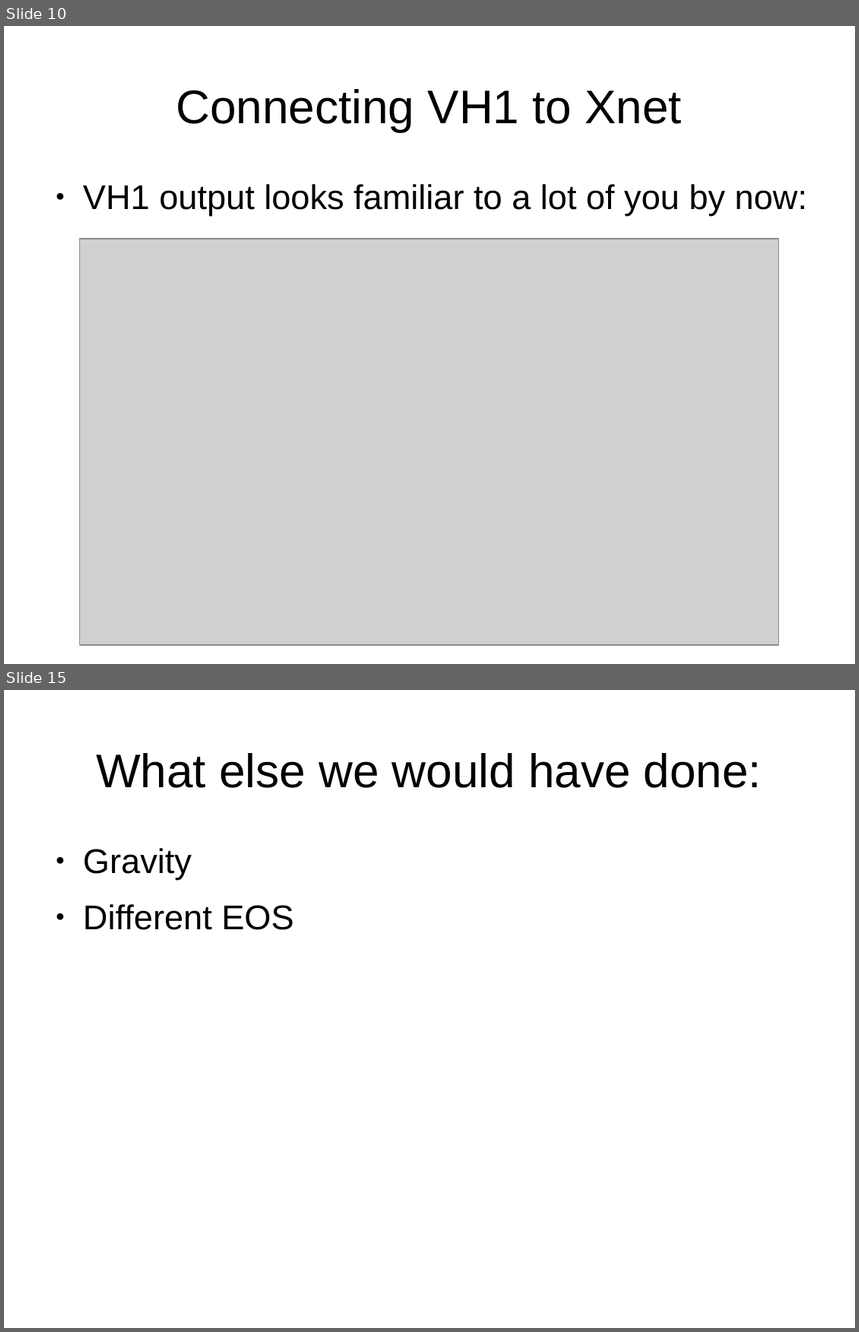
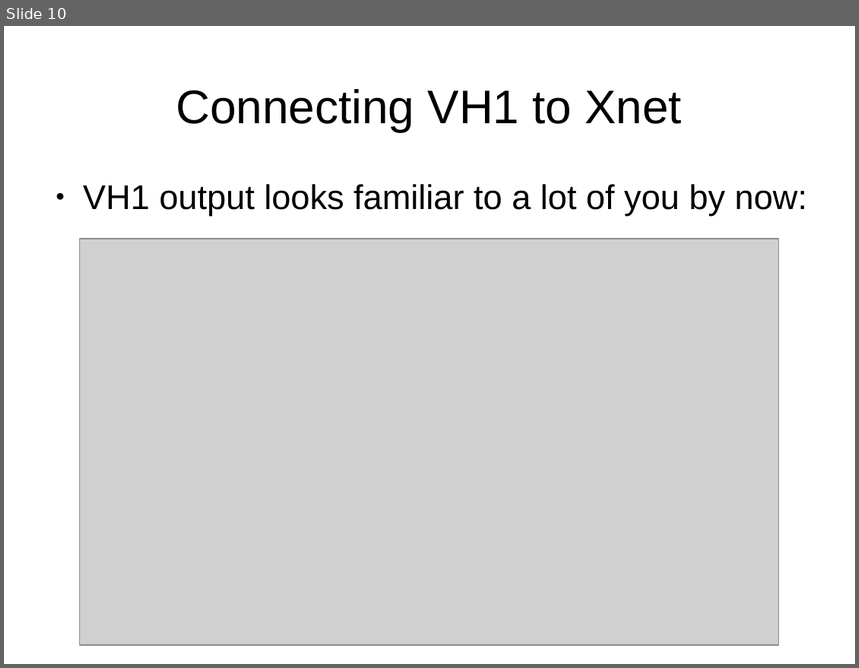
Before and after one commit to KJCook/sedov-solution, a slide deck: presentation.odp. Shown one above the other, each under a label of ours: slides 10 and 15 before the commit, slide 10 after it; the slides between them are not shown. The pictures are 859x1332 and 859x668 pixels, drawn with LibreOffice and Linux fonts; fonts in the diff are those of the drawing; grey boxes stand for pictures. Boxes give left, top, right and bottom in pixels: in the first picture for what was removed or moved away, otherwise in the second. Text is boxed around its words. In the diff, an @@ line names an element or a change of style, - is before the commit and + after.

```diff
--- a/presentation.odp
+++ b/presentation.odp
@@ slide 15 removed at [4,690,855,1328], background #FFFFFF @@
@@ title removed at [96,753,762,788] @@
-What else we would have done:
@@ text removed at [83,848,294,930] @@
-● Gravity
-● Different EOS
```
Also in this commit, not shown: 7 slides changed, 10 slides added, 3 other slides removed.
